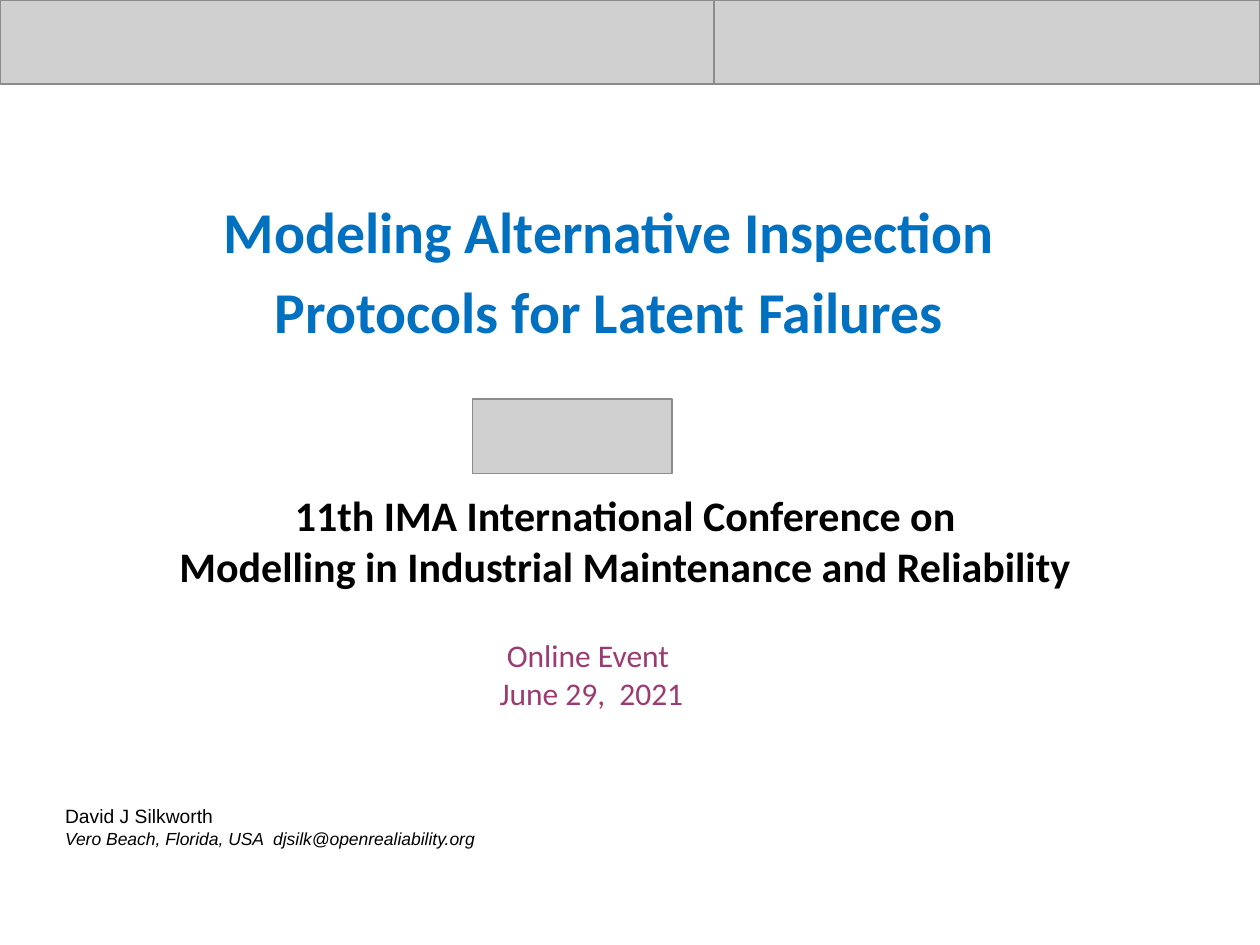
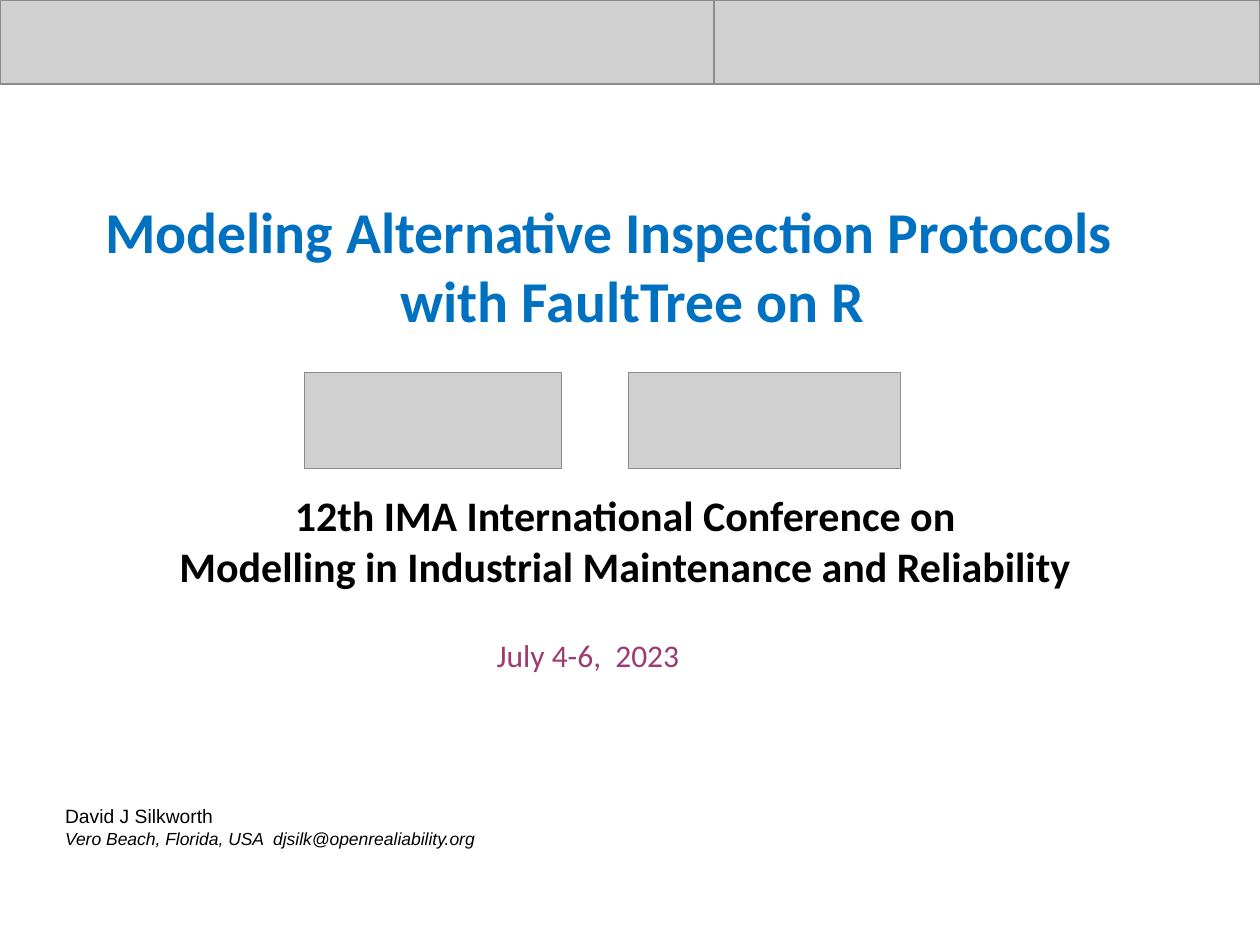
Before and after one commit to openrelia/ModelingAlternativeInspections, a slide deck: slide 1 of ModelingAlternativeInspections.pptx. Drawn at 1260x945 pixels with LibreOffice and Linux fonts; fonts in the diff are those of the drawing; grey boxes stand for pictures. Boxes give left, top, right and bottom in pixels: in the first picture for what was removed or moved away, otherwise in the second. Text is boxed around its words. In the diff, an @@ line names an element or a change of style, - is before the commit and + after.

```diff
--- a/ModelingAlternativeInspections.pptx
+++ b/ModelingAlternativeInspections.pptx
@@ text at box(105, 212, 1112, 323): text changed @@
-Modeling Alternative Inspection
-Protocols for Latent Failures
+Modeling Alternative Inspection Protocols with FaultTree on R
@@ picture: place and size @@
-picture at box(472, 399, 672, 474)
+picture at box(305, 372, 562, 469)
@@ picture added at box(629, 372, 901, 469) @@
@@ text at box(295, 501, 955, 532): text changed @@
-11th IMA International Conference on
+12th IMA International Conference on
@@ text at box(497, 645, 679, 672): text changed @@
-Online Event
-June 29, 2021
+July 4-6, 2023
```
Also in this commit, not shown: 11 other slides changed, 1 slide added, 1 other file.
